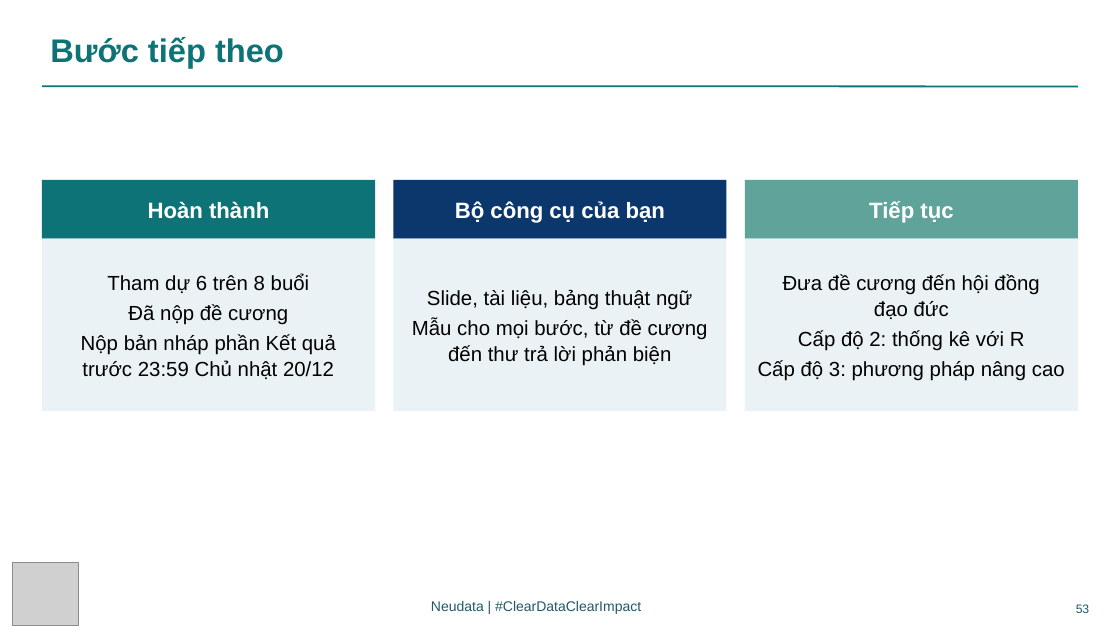
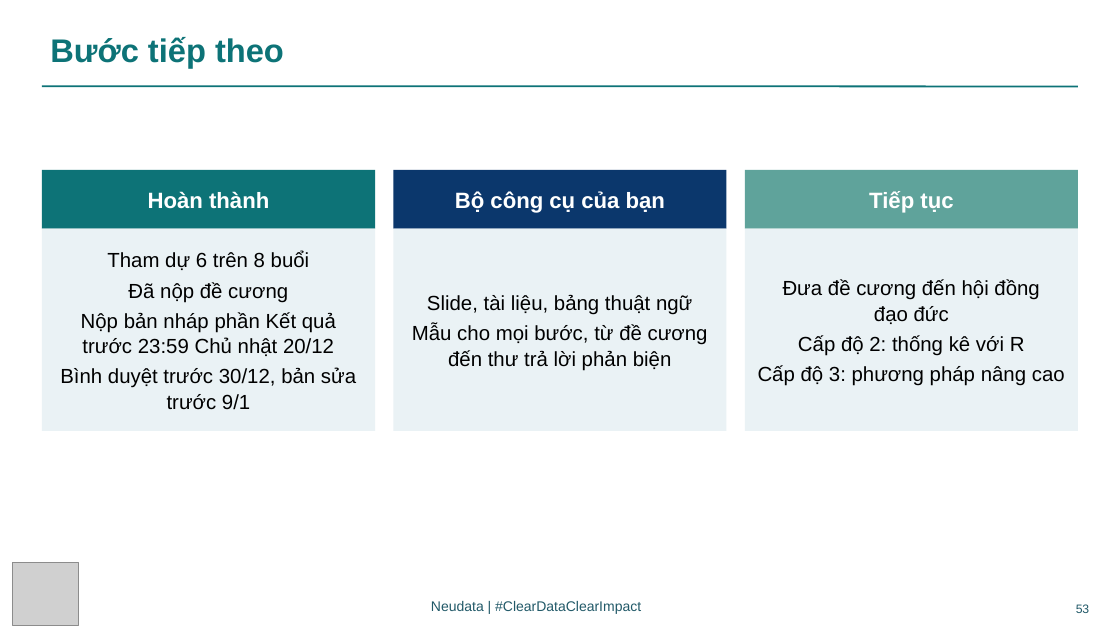
Before and after one commit to neu-data/FoundationsofClinicalResearch, a slide deck: slide 53 of vi/files/slides/Session_8_VN.pptx. Drawn at 1120x630 pixels with LibreOffice and Linux fonts; fonts in the diff are those of the drawing; grey boxes stand for pictures. Boxes give left, top, right and bottom in pixels: in the first picture for what was removed or moved away, otherwise in the second. Text is boxed around its words. In the diff, an @@ line names an element or a change of style, - is before the commit and + after.

```diff
--- a/vi/files/slides/Session_8_VN.pptx
+++ b/vi/files/slides/Session_8_VN.pptx
@@ 3 rectangles: place and size @@
-3 rectangles at <box>42,180,1079,239</box>
+3 rectangles at <box>42,170,1079,229</box>
@@ rectangle "Tham dự 6 trên 8 ...": place and size @@
-rectangle "Tham dự 6 trên 8 ..." at <box>42,239,376,411</box>
+rectangle "Tham dự 6 trên 8 ..." at <box>42,229,376,431</box>
@@ rectangle "Slide, tài liệu, bảng thuật ...": place and size @@
-rectangle "Slide, tài liệu, bảng thuật ..." at <box>393,239,727,411</box>
+rectangle "Slide, tài liệu, bảng thuật ..." at <box>393,229,727,431</box>
@@ rectangle "Đưa đề cương đến hội ...": place and size @@
-rectangle "Đưa đề cương đến hội ..." at <box>745,239,1079,411</box>
+rectangle "Đưa đề cương đến hội ..." at <box>745,229,1079,431</box>
@@ text in rectangle at <box>60,367,356,410</box>: paragraph added @@
+Bình duyệt trước 30/12, bản sửa trước 9/1
```
Also in this commit, not shown: 36 other files.
